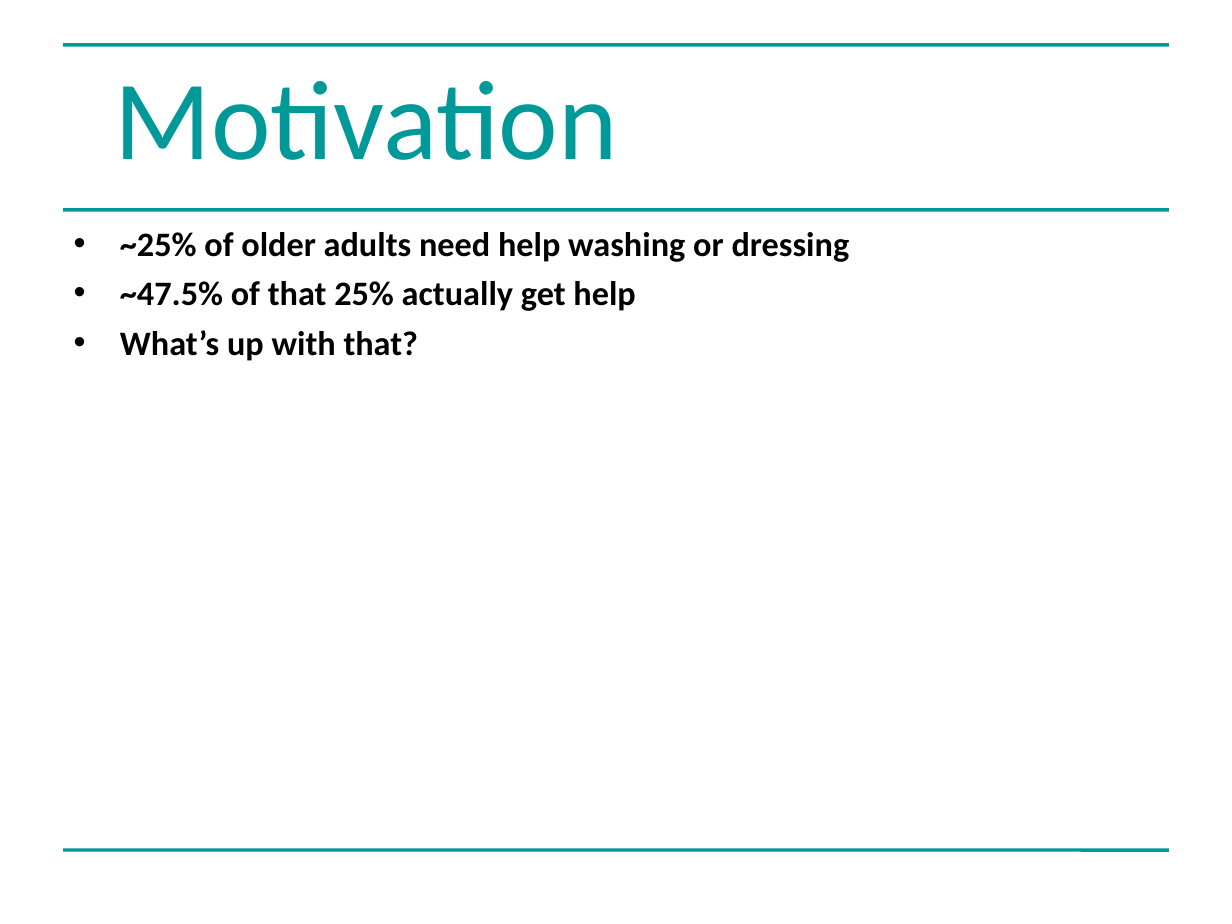
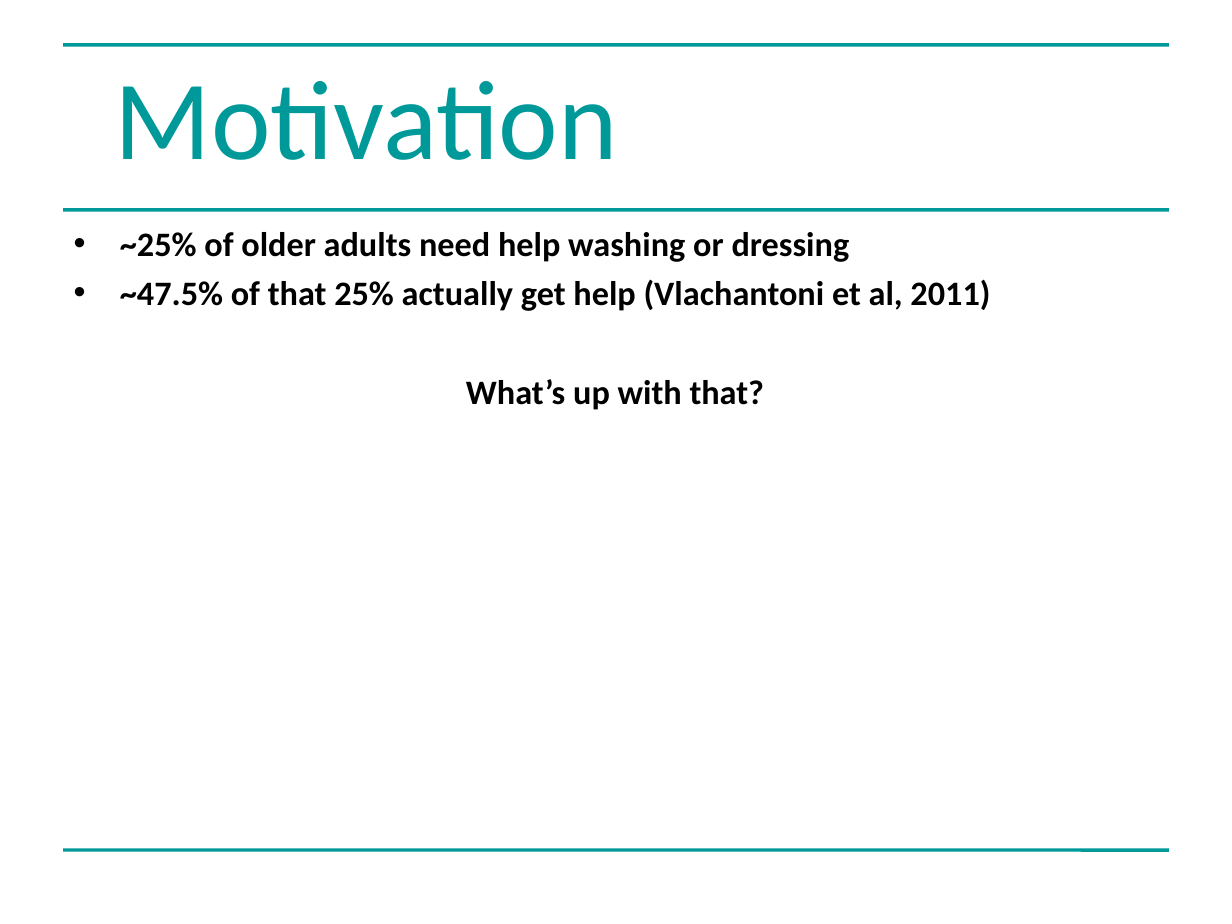
Before and after one commit to greenape/bsps2015, a slide deck: slide 4 of presentation/risky_aging_bsps.ppt. Drawn at 1232x924 pixels with LibreOffice and Linux fonts; fonts in the diff are those of the drawing. Boxes give left, top, right and bottom in pixels: in the first picture for what was removed or moved away, otherwise in the second. Text is boxed around its words. In the diff, an @@ line names an element or a change of style, - is before the commit and + after.

```diff
--- a/presentation/risky_aging_bsps.ppt
+++ b/presentation/risky_aging_bsps.ppt
@@ text at (120,279,990,311): text changed @@
-• ~47.5% of that 25% actually get help
+• ~47.5% of that 25% actually get help (Vlachantoni et al, 2011)
@@ text at (466,379,765,410): alignment left to centre; bullet • to none @@
```
Also in this commit, not shown: 1 other slide changed, 1 slide added, 1 other file.
